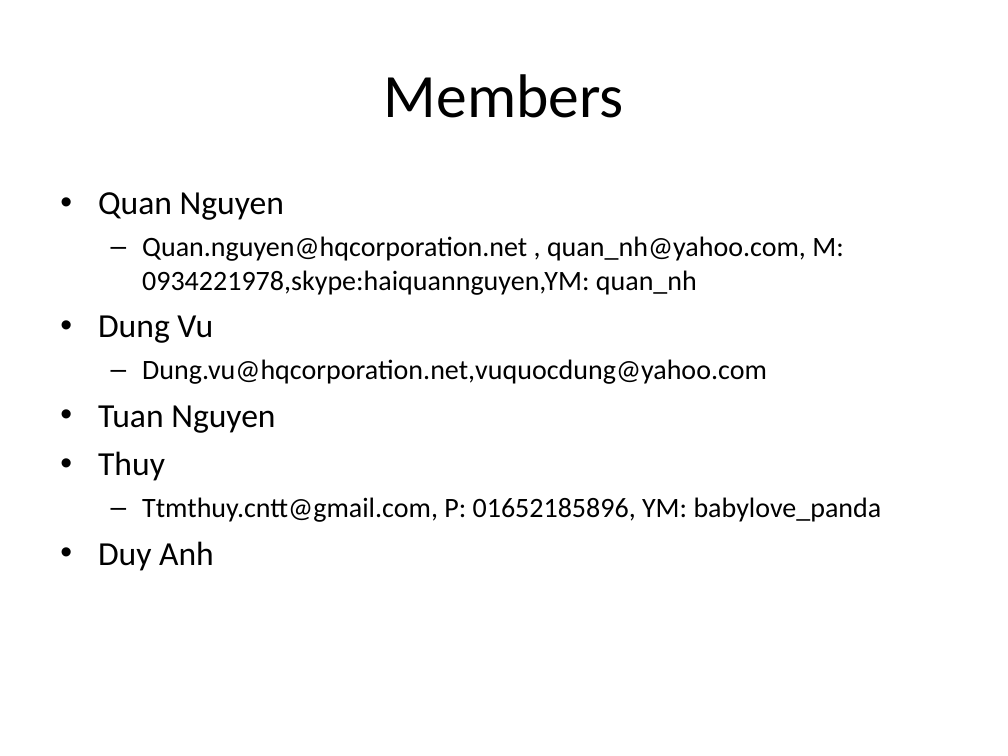
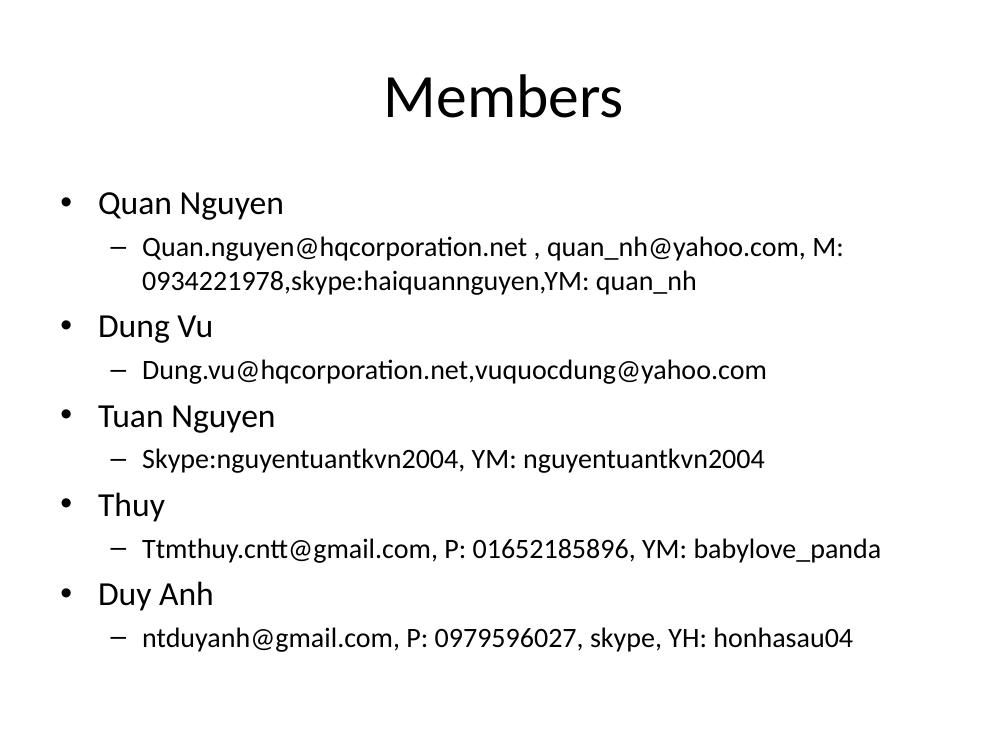
Before and after one commit to oghenez/trade-software, a slide deck: slide 2 of Documentation/Project Management/Communication Plan.ppt. Drawn at 1008x756 pixels with LibreOffice and Linux fonts; fonts in the diff are those of the drawing. Boxes give left, top, right and bottom in pixels: in the first picture for what was removed or moved away, otherwise in the second. Text is boxed around its words. In the diff, an @@ line names an element or a change of style, - is before the commit and + after.

```diff
--- a/Documentation/Project Management/Communication Plan.ppt
+++ b/Documentation/Project Management/Communication Plan.ppt
@@ text at bbox=[142, 448, 765, 473]: paragraph added @@
+  – Skype:nguyentuantkvn2004, YM: nguyentuantkvn2004
@@ text at bbox=[142, 627, 853, 652]: paragraph added @@
+  – ntduyanh@gmail.com, P: 0979596027, skype, YH: honhasau04
```
